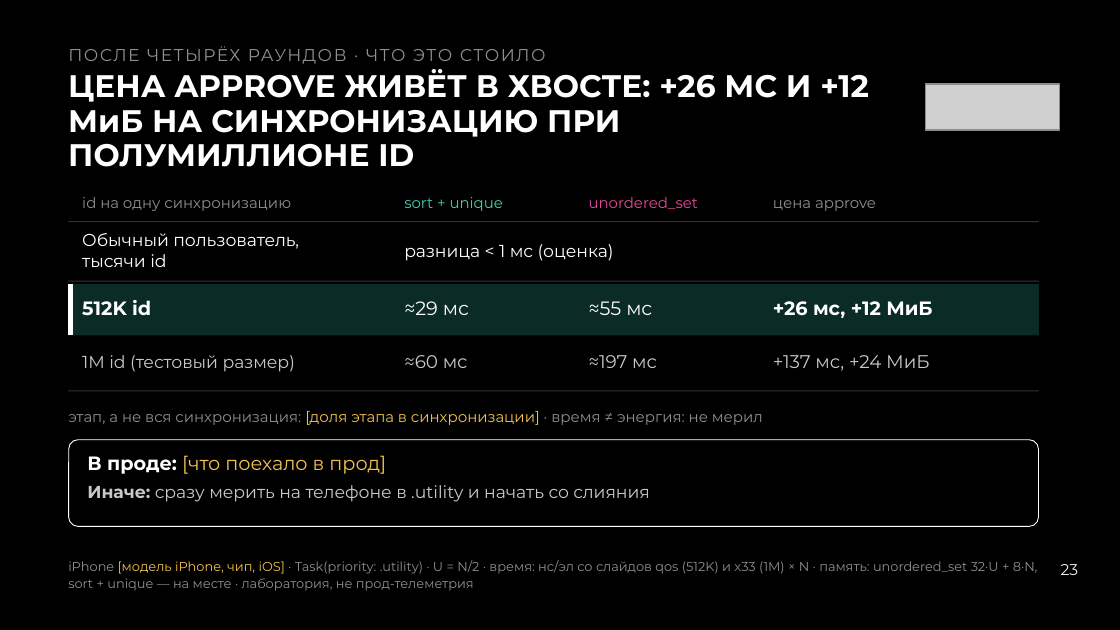
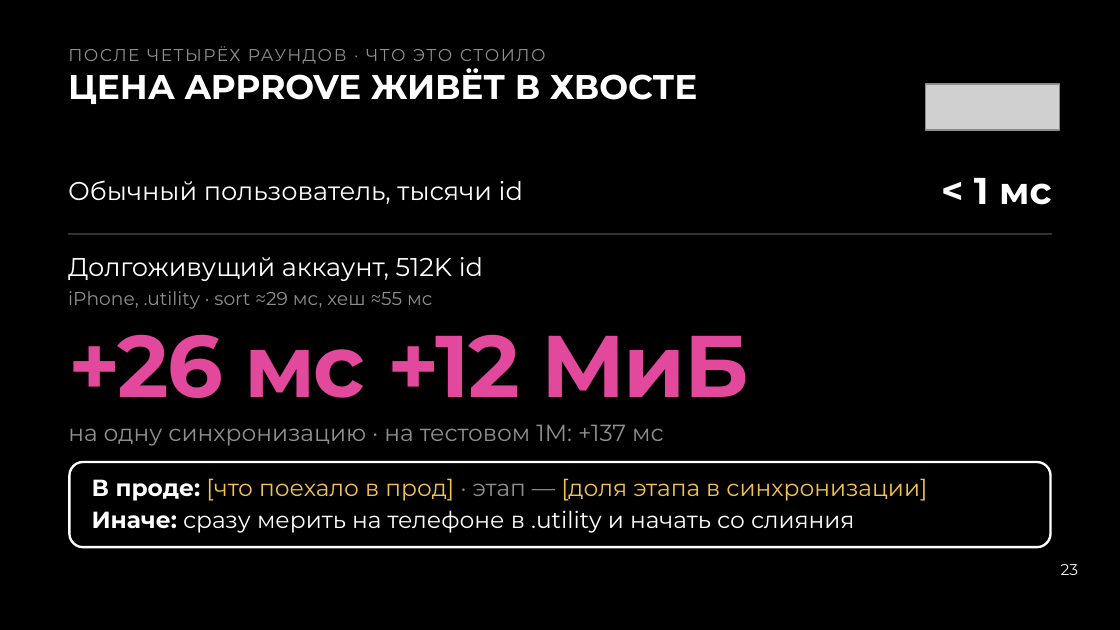
Before and after one commit to Neoron95/conference-hardfest-algorithms, a slide deck: slide 23 of prep/deck/hardfest2026_deck.pptx. Drawn at 1120x630 pixels with LibreOffice and Linux fonts; fonts in the diff are those of the drawing; grey boxes stand for pictures. Boxes give left, top, right and bottom in pixels: in the first picture for what was removed or moved away, otherwise in the second. Text is boxed around its words. In the diff, an @@ line names an element or a change of style, - is before the commit and + after.

```diff
--- a/prep/deck/hardfest2026_deck.pptx
+++ b/prep/deck/hardfest2026_deck.pptx
@@ text at [68, 68, 697, 104]: text changed; size 20 to 22 pt @@
-ЦЕНА APPROVE ЖИВЁТ В ХВОСТЕ: +26 МС И +12 МиБ НА СИНХРОНИЗАЦИЮ ПРИ ПОЛУМИЛЛИОНЕ ID
+ЦЕНА APPROVE ЖИВЁТ В ХВОСТЕ
@@ text "Обычный пользователь, тысячи id": place and size @@
-text "Обычный пользователь, тысячи id" at [82, 233, 299, 267]
+text "Обычный пользователь, тысячи id" at [68, 180, 523, 204]
@@ text "Обычный пользователь, тысячи id" at [68, 180, 523, 204]: size 11 to 16.5 pt; line spacing 13.8pt to 20.6pt @@
@@ text at [974, 178, 1052, 205]: text changed; size 11 to 24 pt; bold on @@
-разница < 1 мс (оценка)
+< 1 мс
@@ text removed at [82, 197, 291, 211] @@
-id на одну синхронизацию
@@ text removed at [404, 197, 503, 211] @@
-sort + unique
@@ text removed at [589, 197, 698, 209] @@
-unordered_set
@@ text removed at [773, 200, 876, 211] @@
-цена approve
@@ rectangle removed at [68, 221, 1039, 222] @@
@@ freeform shape added at [68, 234, 1052, 234], outline #333333 1.13 pt @@
@@ text at [68, 257, 483, 281]: text changed; size 12.4 to 16.5 pt; bold off @@
-512K id
+Долгоживущий аккаунт, 512K id
@@ rectangle removed at [68, 281, 1039, 282] @@
@@ rectangle removed at [68, 284, 1039, 336] @@
@@ text added at [68, 291, 432, 309], 12 pt, text #8F8F8F @@
+iPhone, .utility · sort ≈29 мс, хеш ≈55 мс
@@ freeform shape removed at [71, 284, 71, 336] @@
@@ text removed at [404, 301, 469, 315] @@
-≈29 мс
@@ text removed at [589, 301, 652, 315] @@
-≈55 мс
@@ text at [68, 334, 748, 398]: text changed; size 12.4 to 56.2 pt; text colour #FFFFFF to #E2489B @@
-+26 мс, +12 МиБ
++26 мс +12 МиБ
@@ text removed at [82, 355, 295, 372] @@
-1M id (тестовый размер)
@@ text removed at [404, 355, 468, 368] @@
-≈60 мс
@@ text removed at [589, 355, 657, 368] @@
-≈197 мс
@@ text removed at [773, 355, 930, 371] @@
-+137 мс, +24 МиБ
@@ rectangle removed at [68, 391, 1039, 392] @@
@@ text removed at [68, 411, 763, 425] @@
-этап, а не вся синхронизация: [доля этапа в синхронизации] · время ≠ энергия: не мерил
@@ text added at [68, 424, 664, 446], 15 pt, text #8F8F8F @@
+на одну синхронизацию · на тестовом 1M: +137 мс
@@ rounded rectangle: place and size @@
-rounded rectangle at [68, 440, 1038, 526]
+rounded rectangle at [69, 461, 1051, 547]
@@ rounded rectangle at [69, 461, 1051, 547]: outline #FFFFFF 0.56 pt to #FFFFFF 1.5 pt; proportions changed @@
@@ text removed at [87, 455, 386, 474] @@
-В проде: [что поехало в прод]
@@ text at [92, 478, 927, 533]: text changed; size 11 to 15 pt; text colour #C8C8C8 to #FFFFFF @@
-Иначе: сразу мерить на телефоне в .utility и начать со слияния
+В проде: [что поехало в прод] · этап — [доля этапа в синхронизации]
+Иначе: сразу мерить на телефоне в .utility и начать со слияния
@@ text removed at [68, 560, 1038, 591] @@
-iPhone [модель iPhone, чип, iOS] · Task(priority: .utility) · U = N/2 · время: нс/эл со слайдов qos (512K) и x33 (1M) × N · память: unordered_set 32·U + 8·N, sort + unique — на месте · лаборатория, не прод-телеметрия
```
Also in this commit, not shown: 45 other slides changed, 1 slide added, 1 slide removed, 3 other files.
